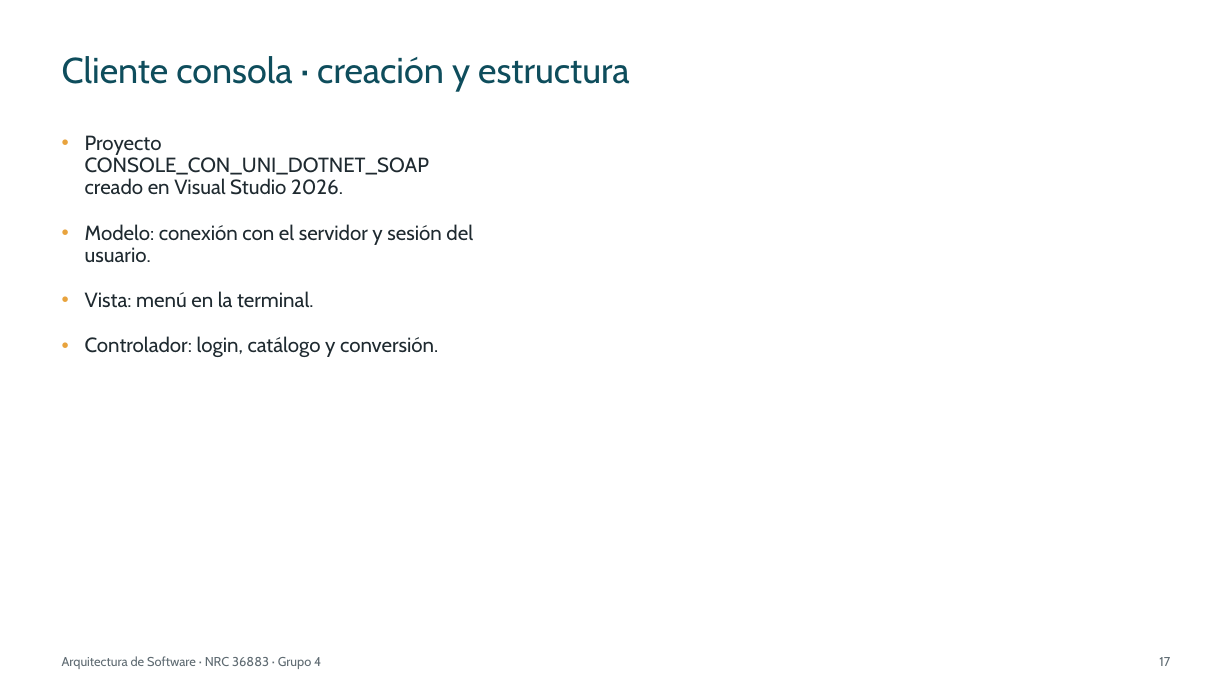
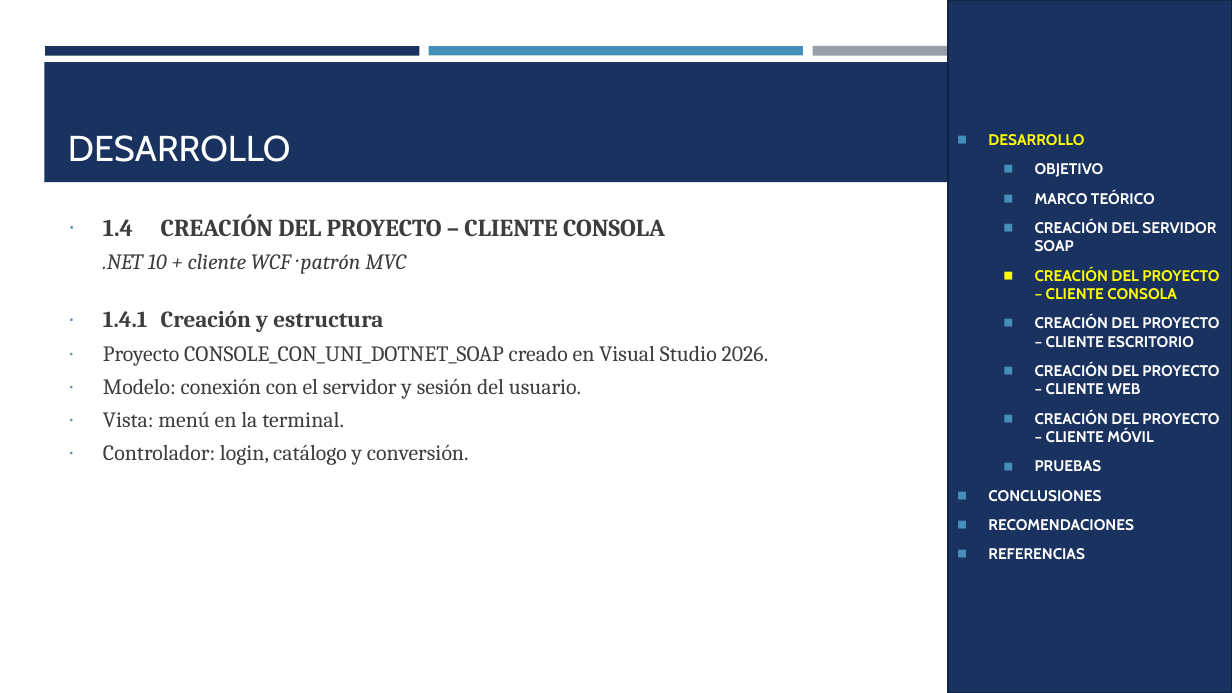
Before and after one commit to IMarcusDev/TI.1.2.-PAO202651_SOAP_DOTNET_SINBDD_NRC_36883_GR04, a slide deck: slide 14 of 05. DOCUMENTACION/PRESENTACION TI.1.2. SOAP sin BDD en DOTNET GR4.pptx (slide 17 before the commit). Drawn at 1232x693 pixels with LibreOffice and Linux fonts; fonts in the diff are those of the drawing. Boxes give left, top, right and bottom in pixels: in the first picture for what was removed or moved away, otherwise in the second. Text is boxed around its words. In the diff, an @@ line names an element or a change of style, - is before the commit and + after.

```diff
--- a/05. DOCUMENTACION/PRESENTACION TI.1.2. SOAP sin BDD en DOTNET GR4.pptx
+++ b/05. DOCUMENTACION/PRESENTACION TI.1.2. SOAP sin BDD en DOTNET GR4.pptx
@@ rectangle added at <box>948,0,1232,693</box>, fill #1A3260, outline #122446 1.75 pt, 12 pt, text #FFFFFF, bold @@
+◼ DESARROLLO
+  ◼ OBJETIVO
+  ◼ MARCO TEÓRICO
+  ◼ CREACIÓN DEL SERVIDOR SOAP
+  ◼ CREACIÓN DEL PROYECTO – CLIENTE CONSOLA
+  ◼ CREACIÓN DEL PROYECTO – CLIENTE ESCRITORIO
+  ◼ CREACIÓN DEL PROYECTO – CLIENTE WEB
+  ◼ CREACIÓN DEL PROYECTO – CLIENTE MÓVIL
+  ◼ PRUEBAS
+◼ CONCLUSIONES
+◼ RECOMENDACIONES
+◼ REFERENCIAS
@@ rectangle added at <box>45,46,420,55</box>, fill #1A3260 @@
@@ title removed at <box>62,56,629,92</box> @@
-Cliente consola · creación y estructura
@@ rectangle added at <box>429,46,803,55</box>, fill #4590B8 @@
@@ rectangle added at <box>812,46,1187,56</box>, fill #969FA7 @@
@@ rectangle added at <box>44,62,1188,182</box>, fill #1A3260 @@
@@ title added at <box>68,135,291,162</box>, 28 pt, text #FFFFFF @@
+DESARROLLO
@@ text "1.4 CREACIÓN DEL PROYECTO – ...": place and size @@
-text "1.4 CREACIÓN DEL PROYECTO – ..." at <box>85,135,473,357</box>
+text "1.4 CREACIÓN DEL PROYECTO – ..." at <box>103,214,769,465</box>
@@ text at <box>103,214,665,332</box>: paragraphs added @@
+∙ 1.4 CREACIÓN DEL PROYECTO – CLIENTE CONSOLA
+.NET 10 + cliente WCF · patrón MVC
+∙ 1.4.1 Creación y estructura
@@ text at <box>103,346,769,465</box>: size 16 to 17 pt, font Cabin to Cambria, text colour #1F2A30 to #3D3D3D in "Proyecto CONSOLE_CON_UNI_DOTNET_SOAP creado en Visual Studio ...", "Modelo: conexión con el servidor y sesión ...", "Vista: menú en la terminal.", "Controlador: login, catálogo y conversión."; alignment left to justified; bullet • to ∙; line spacing 0.9 to 1.07; less space between paragraphs; bullet colour #E8A33D to #4590B8 @@
@@ text removed at <box>62,656,321,669</box> @@
-Arquitectura de Software · NRC 36883 · Grupo 4
@@ page number removed at <box>1159,657,1170,666</box> @@
-17
```
Also in this commit, not shown: 22 other slides changed, 7 slides added, 15 slides removed.
